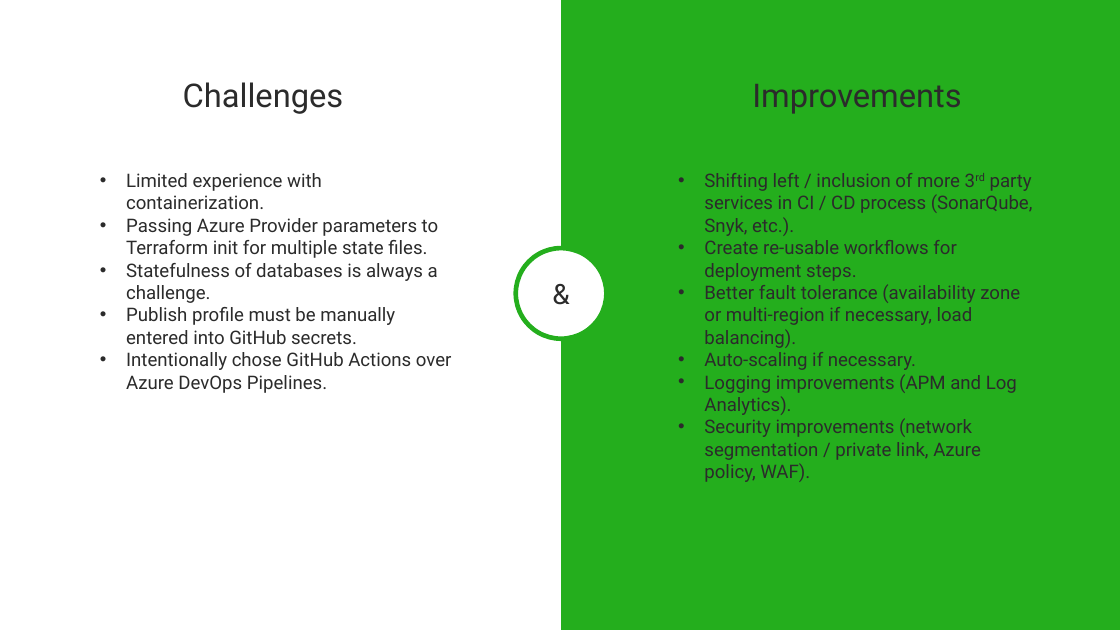
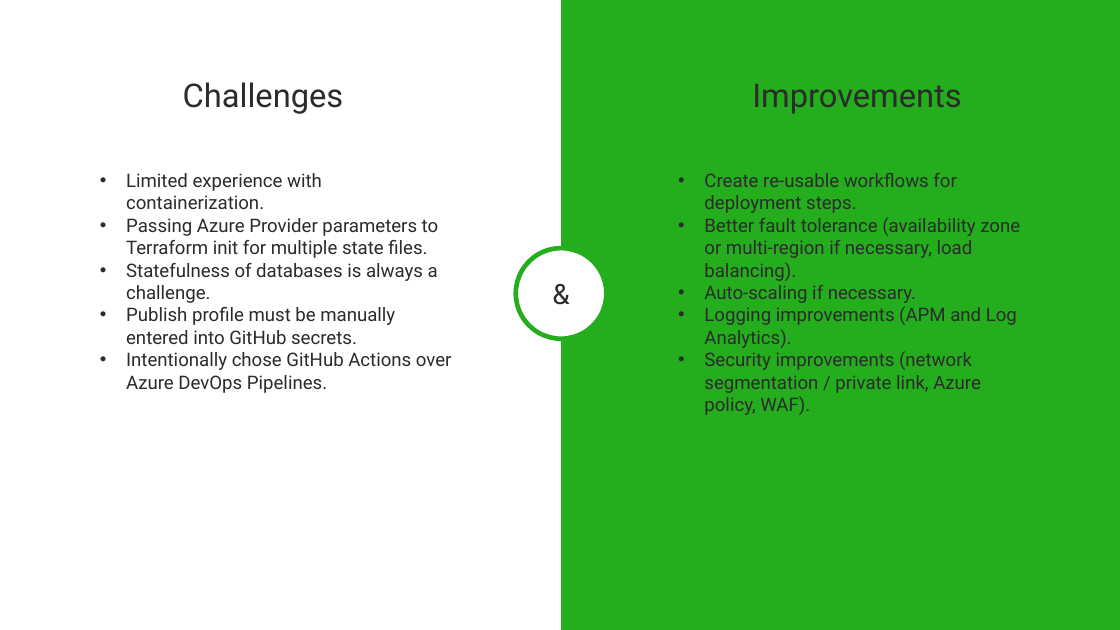
Before and after one commit to kevinjordan-99summits/liatrio-poc, a slide deck: slide 8 of docs/Presentation.pptx. Drawn at 1120x630 pixels with LibreOffice and Linux fonts; fonts in the diff are those of the drawing. Boxes give left, top, right and bottom in pixels: in the first picture for what was removed or moved away, otherwise in the second. Text is boxed around its words. In the diff, an @@ line names an element or a change of style, - is before the commit and + after.

```diff
--- a/docs/Presentation.pptx
+++ b/docs/Presentation.pptx
@@ text at (704,173,1033,236): paragraph removed @@
-• Shifting left / inclusion of more 3rd party services in CI / CD process (SonarQube, Snyk, etc.).
```
Also in this commit, not shown: 3 other slides changed, 6 other files.
